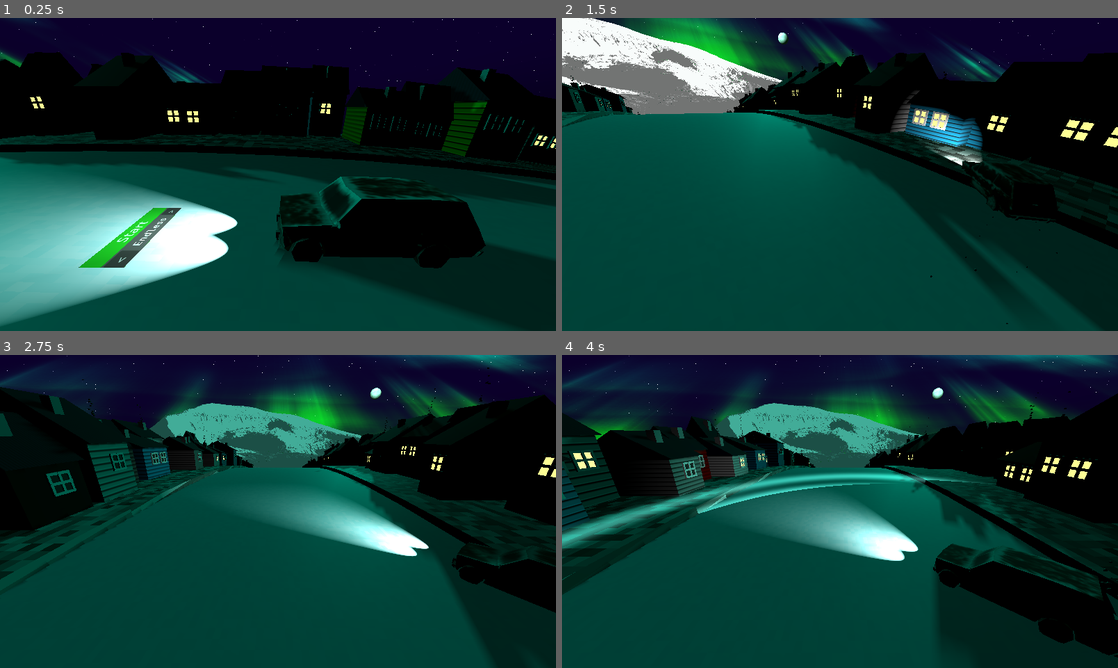
Above: before the commit, frames 1-4 (two rows, left to right).
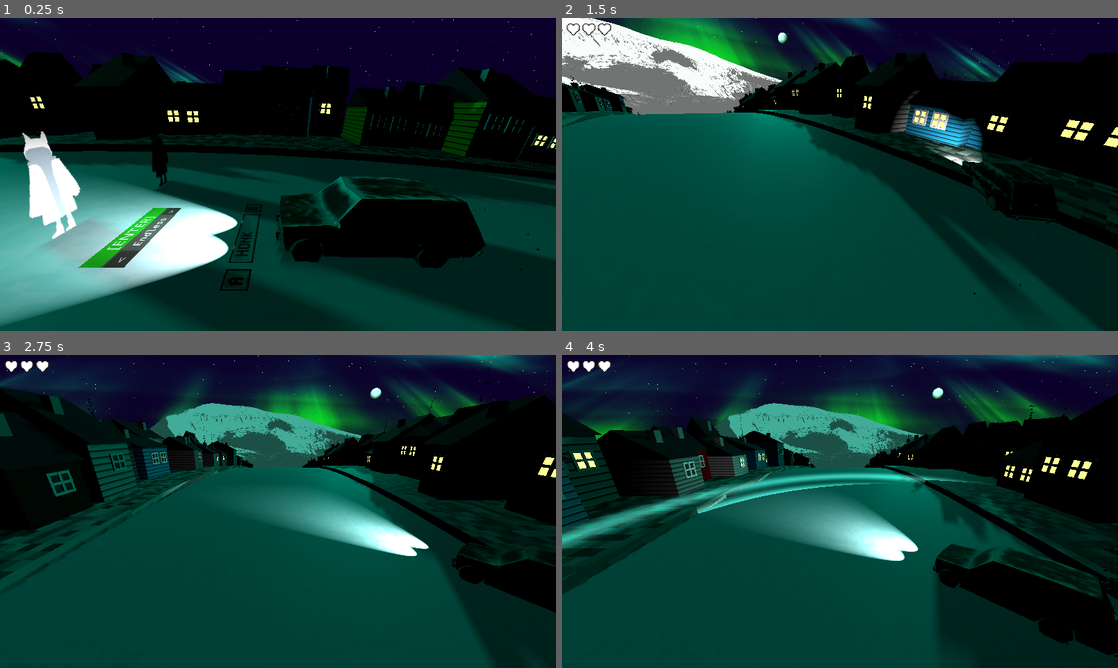
Above: after the commit, the same moments.

Repository: bjornarprytz/waves
Game: Godot game, scene res://main.tscn
The game is run twice, just before and just after one commit, with the same random seed, the same clock (stepped at 60 frames per second) and the same inputs.
Inputs (mouse positions are in pixels of both pictures, inside the frame that each line leads up to):
- Up to frame 1 (0.25 s): no input
- Up to frame 2 (1.5 s): tap Enter at 0.5 s; move the mouse to (962, 158) at 0.52 s; hold D (steer_right) 0.53-1.25 s; hold Space (honk) 0.53-1.25 s; click (962, 158) at 0.67 s; drag from (728, 190) to (812, 237) at 1.27 s
- Up to frame 3 (2.75 s): move the mouse to (333, 442) at 2.02 s; hold D (steer_right) from 2.03 s (still down); hold Space (honk) from 2.03 s (still down); tap Enter at 2.1 s
- Up to frame 4 (4 s): release D (steer_right) at 2.75 s; release Space (honk) at 2.75 s; drag from (812, 574) to (673, 464) at 2.77 s; move the mouse to (1006, 558) at 3.52 s; hold A (steer_left) from 3.53 s (still down); hold Space (honk) from 3.53 s (still down)

The runs differ from the first frame. In frame 1, 9.8% of the frame differs, in the area x 3-97%, y 36-100%; in frame 2, 0.1%; in frame 3, 0.2%; in frame 4, 0.2%.

Commit message:
tutorial, lives, final score

Diff:
--- /dev/null
+++ b/src/heart_icon.gd
@@ -0,0 +1,17 @@
+class_name HeartIcon
+extends TextureRect
+
+var is_flashing := false
+
+func blink_away():
+	if (is_flashing):
+		return
+	is_flashing = true
+	for i in range(5):
+		hide()
+		await get_tree().create_timer(.169).timeout
+		if i == 4:
+			break
+		show()
+		await get_tree().create_timer(.169).timeout
+	is_flashing = false
--- /dev/null
+++ b/src/heart_icon.tscn
@@ -0,0 +1,10 @@
+[gd_scene load_steps=3 format=3 uid="uid://l0xqdjg418d0"]
+
+[ext_resource type="Texture2D" uid="uid://f1y4r63pjnsy" path="res://assets/img/heart.png" id="1_0qe1d"]
+[ext_resource type="Script" uid="uid://cwxjexb3ntty8" path="res://heart_icon.gd" id="2_c1iva"]
+
+[node name="HeartIcon" type="TextureRect"]
+texture_filter = 3
+texture = ExtResource("1_0qe1d")
+stretch_mode = 2
+script = ExtResource("2_c1iva")
--- a/src/main.gd
+++ b/src/main.gd
@@ -1,7 +1,9 @@
 class_name Game
 extends Node3D
 
-var _judgement_is_flashing = false
+var heart_spawner = preload("res://heart_icon.tscn")
+
+var _heart_is_flashing = false
 
 @onready var debug_label: RichTextLabel = %Debug
 @onready var canvas_layer: CanvasLayer = %CanvasLayer
@@ -12,9 +14,13 @@
 
 @onready var music: AudioStreamPlayer = %Music
 
-@onready var judgement_label: RichTextLabel = %Judgement
 @onready var stats_ui: StatsUI = %Stats
 @onready var main_menu: WorldMenu = %WorldMenu
+@onready var lives_container: HBoxContainer = %Lives
+
+@onready var key_a: TutorialKey = %KeyA
+@onready var key_space: TutorialKey = %KeySPACE
+@onready var key_d: TutorialKey = %KeyD
 
 @onready var ground: Ground = %Ground
 @onready var car: Car = %Car
@@ -35,120 +41,146 @@
 var current_streak := 0
 
 var difficulty_timer := 0.0
-var difficulty_interval := 10.0
+var difficulty_interval := 5.69
 
 func restart():
-    get_tree().reload_current_scene()
+	get_tree().reload_current_scene()
 
 func _process(_delta: float) -> void:
-    debug_label.text = str(rad_to_deg(ground.current_rotation))
+	debug_label.text = str(rad_to_deg(ground.current_rotation))
 
 func _ready() -> void:
-    Events.game_over.connect(_on_game_over)
-    Events.tourist_avoided.connect(_on_tourist_avoided)
-    Events.house_startled.connect(_on_house_startled)
-    Events.honk_made.connect(_on_honk)
-    Events.tourist_hit.connect(_on_tourist_hit)
-    Events.car_movement.connect(_on_car_movement)
-    Events.distance_traveled.connect(_on_distance_traveled)
+	Events.game_over.connect(_on_game_over)
+	Events.tourist_avoided.connect(_on_tourist_avoided)
+	Events.house_startled.connect(_on_house_startled)
+	Events.honk_made.connect(_on_honk)
+	Events.tourist_hit.connect(_on_tourist_hit)
+	Events.car_movement.connect(_on_car_movement)
+	Events.distance_traveled.connect(_on_distance_traveled)
 
-    Events.start_game.connect(_on_start_game)
+	Events.start_game.connect(_on_start_game)
+
+func _input(event: InputEvent) -> void:
+	if (event is InputEventKey and event.pressed):
+		if (event.keycode == Key.KEY_A):
+			key_a.highlight()
+		elif (event.keycode == Key.KEY_SPACE):
+			key_space.highlight()
+		elif (event.keycode == Key.KEY_D):
+			key_d.highlight()
+	elif (event is InputEventKey and not event.pressed):
+		if (event.keycode == Key.KEY_A):
+			key_a.unhighlight()
+		elif (event.keycode == Key.KEY_SPACE):
+			key_space.unhighlight()
+		elif (event.keycode == Key.KEY_D):
+			key_d.unhighlight()
 
 func _physics_process(delta: float) -> void:
-    if (not game_started):
-        return
+	if (not game_started):
+		return
 
-    difficulty_timer += delta
-    if (difficulty_timer >= difficulty_interval):
-        difficulty_timer = 0.0
-        var mod = [_increase_group_size, _increase_speed, _increase_spawn_rate].pick_random()
-        mod.call()
-        print("Increased difficulty!")
+	difficulty_timer += delta
+	if (difficulty_timer >= difficulty_interval):
+		difficulty_timer = 0.0
+		var mod = [_increase_group_size, _increase_speed, _increase_spawn_rate].pick_random()
+		mod.call()
+		print("Increased difficulty!")
 
 func _increase_group_size():
-    ground.tourist_max_group_size += 1
+	ground.tourist_max_group_size += 1
 
 func _increase_speed():
-    ground.rotation_speed += 0.1
+	ground.rotation_speed += 0.1
 
 func _increase_spawn_rate():
-    ground.tourist_frequency = max(ground.tourist_frequency - 0.02, 0.1)
+	ground.tourist_frequency = max(ground.tourist_frequency - 0.02, 0.1)
 
 func _on_game_over(result: bool):
-    if (game_started == false):
-        print("Game over called when game not started")
-        return
-    print("Game Over! Result: %s" % str(result))
-    game_started = false
-    taco_acquired = result
+	if (game_started == false):
+		return
+	game_started = false
+	taco_acquired = result
 
-    stats_ui.update(self)
-    stats_ui.show()
-    #stats_ui.modulate.a = 0.0
-    var tween = create_tween()
-    # Tween alpha of stats UI or something here
-    tween.tween_property(stats_ui, "modulate:a", 1.0, 1.0)
+	stats_ui.update(self)
+	stats_ui.show()
+	#stats_ui.modulate.a = 0.0
+	var tween = create_tween()
+	# Tween alpha of stats UI or something here
+	tween.tween_property(stats_ui, "modulate:a", 1.0, 1.0)
 
-    ground.stop()
+	ground.stop()
 
 
 func _on_honk():
-    honks += 1
+	honks += 1
 
 func _on_tourist_hit(_tourist: Tourist):
-    tourists_hit += 1
-    current_streak = 0
-    if (!car.is_invincible):
-        lives -= 1
+	tourists_hit += 1
+	current_streak = 0
+	if (car.is_invincible):
+		return
 
-    if lives <= 0:
-        Events.game_over.emit(false)
-        return
+	lives -= 1
+	var life_to_remove = lives_container.get_child(lives) as HeartIcon
+	life_to_remove.blink_away()
 
-    if (_judgement_is_flashing):
-        return
-
-    _judgement_is_flashing = true
-    for i in range(3):
-        judgement_label.show()
-        await get_tree().create_timer(0.369).timeout
-        judgement_label.hide()
-        await get_tree().create_timer(0.369).timeout
-    _judgement_is_flashing = false
+	if lives <= 0:
+		Events.game_over.emit(false)
 
 func _on_house_startled(_house: Building):
-    houses_startled += 1
+	houses_startled += 1
 
 func _on_tourist_avoided(_tourist: Tourist):
-    tourists_avoided += 1
-    current_streak += 1
-    longest_streak = max(longest_streak, current_streak)
+	tourists_avoided += 1
+	current_streak += 1
+	longest_streak = max(longest_streak, current_streak)
 
 func _on_car_movement(change: float) -> void:
-    car_movement += abs(change)
+	car_movement += abs(change)
 
 func _on_distance_traveled(distance: float) -> void:
-    distance_traveled += abs(distance)
+	distance_traveled += abs(distance)
 
 func _on_start_game(settings: MainMenu.Settings) -> void:
-    if (game_started):
-        return
+	if (game_started):
+		return
 
-    game_started = true
+	game_started = true
+	_reset_stats()
 
-    main_menu.hide()
-    canvas_layer.show()
-    if (settings.game_length >= 0):
-        ground.place_taco_store(settings.game_length)
-    ground.start()
-    camera.reparent(camera_play_anchor)
+	main_menu.hide()
+	main_menu.process_mode = Node.PROCESS_MODE_DISABLED
+	canvas_layer.show()
+	if (settings.game_length >= 0):
+		ground.place_taco_store(settings.game_length)
+	ground.start()
+	camera.reparent(camera_play_anchor)
 
-    car.process_mode = Node.PROCESS_MODE_INHERIT
+	car.process_mode = Node.PROCESS_MODE_INHERIT
 
-    lives = settings.starting_lives
-    music.play()
+	lives = settings.starting_lives
+	music.play()
 
-    var move_camera_tween = create_tween()
-    move_camera_tween.set_parallel()
-    move_camera_tween.tween_property(camera, "position", Vector3.ZERO, 1.69)
-    move_camera_tween.tween_property(camera, "rotation", Vector3.ZERO, 1.69)
+	var move_camera_tween = create_tween()
+	move_camera_tween.set_parallel()
+	move_camera_tween.tween_property(camera, "position", Vector3.ZERO, 1.69)
+	move_camera_tween.tween_property(camera, "rotation", Vector3.ZERO, 1.69)
+
+func _reset_stats() -> void:
+	distance_traveled = 0.0
+	car_movement = 0.0
+	honks = 0
+	tourists_hit = 0
+	tourists_avoided = 0
+	houses_startled = 0
+	longest_streak = 0
+	current_streak = 0
+	lives = 3
+
+	for child in lives_container.get_children():
+		child.queue_free()
+
+	for i in range(lives):
+		var heart_instance = heart_spawner.instantiate()
+		lives_container.add_child(heart_instance)
--- a/src/main.tscn
+++ b/src/main.tscn
@@ -11,7 +11,12 @@
 [ext_resource type="Shader" uid="uid://b7mfuslajspmy" path="res://moon.gdshader" id="8_kek77"]
 [ext_resource type="PackedScene" uid="uid://duqsj6w7ve83k" path="res://tourist_grinder.tscn" id="9_kek77"]
 [ext_resource type="PackedScene" uid="uid://b15ev0eotrj5" path="res://tourist_activator.tscn" id="10_4c57u"]
+[ext_resource type="Texture2D" uid="uid://dhr3dkqio2smy" path="res://assets/img/key-A.png" id="13_w48qg"]
+[ext_resource type="PackedScene" uid="uid://2yxs0eqay0a2" path="res://tourist.tscn" id="13_yaehf"]
 [ext_resource type="PackedScene" uid="uid://0o6fpogrifge" path="res://world_menu.tscn" id="13_ycdy4"]
+[ext_resource type="Script" uid="uid://db20tkgjyebfu" path="res://tutorial_key.gd" id="14_2cqfq"]
+[ext_resource type="Texture2D" uid="uid://bxj4hhwt2blnj" path="res://assets/img/key-SPACE.png" id="14_vivmo"]
+[ext_resource type="Texture2D" uid="uid://bdherahvf8a4r" path="res://assets/img/key-D.png" id="14_w48qg"]
 
 [sub_resource type="ShaderMaterial" id="ShaderMaterial_sky"]
 shader = ExtResource("4_sky")
@@ -44,6 +49,24 @@
 [sub_resource type="SphereMesh" id="SphereMesh_kek77"]
 material = SubResource("ShaderMaterial_4c57u")
 
+[sub_resource type="QuadMesh" id="QuadMesh_vivmo"]
+size = Vector2(0.2, 0.2)
+
+[sub_resource type="StandardMaterial3D" id="StandardMaterial3D_2cqfq"]
+albedo_texture = ExtResource("13_w48qg")
+emission = Color(2.8397144e-06, 0.521054, 0.4086646, 1)
+
+[sub_resource type="QuadMesh" id="QuadMesh_2cqfq"]
+size = Vector2(0.8, 0.2)
+
+[sub_resource type="StandardMaterial3D" id="StandardMaterial3D_yaehf"]
+albedo_texture = ExtResource("14_vivmo")
+emission = Color(0, 0.52156866, 0.40784314, 1)
+
+[sub_resource type="StandardMaterial3D" id="StandardMaterial3D_vivmo"]
+albedo_texture = ExtResource("14_w48qg")
+emission = Color(0, 0.52156866, 0.40784314, 1)
+
 [node name="Main" type="Node3D"]
 script = ExtResource("1_h2yge")
 
@@ -70,7 +93,6 @@
 
 [node name="Car" parent="." instance=ExtResource("3_h2yge")]
 unique_name_in_owner = true
-process_mode = 4
 transform = Transform3D(1, 0, 0, 0, 0.998898, -0.046932105, 0, 0.046932105, 0.998898, 0, -1.1227423, -2.2088487)
 
 [node name="Aurora" parent="." instance=ExtResource("5_aurora")]
@@ -131,6 +153,12 @@
 fit_content = true
 autowrap_mode = 0
 
+[node name="Lives" type="HBoxContainer" parent="CanvasLayer/MarginContainer/Control"]
+unique_name_in_owner = true
+layout_mode = 0
+offset_right = 40.0
+offset_bottom = 40.0
+
 [node name="Mountain" parent="." instance=ExtResource("7_272bh")]
 transform = Transform3D(1, 0, 0, 0, 1, 0, 0, 0, 1, -13.761629, 1.5240517, -78.004196)
 
@@ -158,3 +186,30 @@
 [node name="WorldMenu" parent="." instance=ExtResource("13_ycdy4")]
 unique_name_in_owner = true
 transform = Transform3D(-4.3662297e-08, 0.006998718, 0.9999755, -2.0712818e-09, 0.9999757, -0.006998714, -1.0000001, -6.0965903e-09, -4.3444153e-08, -0.005360365, -0.9745831, -4.482312)
+
+[node name="Tourist" parent="WorldMenu" instance=ExtResource("13_yaehf")]
+transform = Transform3D(-4.3711687e-08, 0.0069987127, 0.99997556, -0.006998716, 0.9999513, -0.006998542, -0.99997556, -0.0069985464, 4.8938295e-05, 0.7426729, 0, 3.236346e-08)
+
+[node name="Tourist2" parent="WorldMenu" instance=ExtResource("13_yaehf")]
+transform = Transform3D(1.3112336e-07, 0.0069987117, 0.99997556, -0.0069987173, 0.9999514, -0.0069985427, -0.99997556, -0.0069985464, 4.9113147e-05, 0.47785807, 0.009361565, 1.3375821)
+
+[node name="KeyA" type="MeshInstance3D" parent="WorldMenu"]
+unique_name_in_owner = true
+transform = Transform3D(-9.298954e-08, 0.99997556, -0.006998672, 0.006998673, 0.0069985148, 0.99995196, 0.99997556, -4.888855e-05, -0.006998509, -1.0732713, -0.02649194, -0.59003127)
+mesh = SubResource("QuadMesh_vivmo")
+surface_material_override/0 = SubResource("StandardMaterial3D_2cqfq")
+script = ExtResource("14_2cqfq")
+
+[node name="KeySPACE" type="MeshInstance3D" parent="WorldMenu"]
+unique_name_in_owner = true
+transform = Transform3D(-9.298954e-08, 0.99997556, -0.006998672, 0.006998673, 0.0069985166, 0.9999521, 0.99997556, -4.8888563e-05, -0.00699851, -1.0732713, -0.02251321, -0.02145244)
+mesh = SubResource("QuadMesh_2cqfq")
+surface_material_override/0 = SubResource("StandardMaterial3D_yaehf")
+script = ExtResource("14_2cqfq")
+
+[node name="KeyD" type="MeshInstance3D" parent="WorldMenu"]
+unique_name_in_owner = true
+transform = Transform3D(-9.298954e-08, 0.99997556, -0.006998672, 0.006998673, 0.0069985166, 0.9999521, 0.99997556, -4.8888563e-05, -0.00699851, -1.0732713, -0.01855582, 0.5439704)
+mesh = SubResource("QuadMesh_vivmo")
+surface_material_override/0 = SubResource("StandardMaterial3D_vivmo")
+script = ExtResource("14_2cqfq")
--- a/src/main_menu.tscn
+++ b/src/main_menu.tscn
@@ -18,7 +18,7 @@
 layout_mode = 2
 theme_type_variation = &"ActionButton"
 theme_override_font_sizes/font_size = 32
-text = "Start"
+text = "[ENTER]"
 
 [node name="Header" type="RichTextLabel" parent="VBoxContainer"]
 visible = false
--- a/src/project.godot
+++ b/src/project.godot
@@ -47,7 +47,6 @@
 steer_left={
 "deadzone": 0.2,
 "events": [Object(InputEventKey,"resource_local_to_scene":false,"resource_name":"","device":-1,"window_id":0,"alt_press …(191 unchanged characters)…
-, Object(InputEventKey,"resource_local_to_scene":false,"resource_name":"","device":-1,"window_id":0,"alt_pressed":false,"shift_pressed":false,"ctrl_pressed":false,"meta_pressed":false,"pressed":false,"keycode":0,"physical_keycode":4194319,"key_label":0,"unicode":0,"location":0,"echo":false,"script":null)
 , Object(InputEventJoypadButton,"resource_local_to_scene":false,"resource_name":"","device":-1,"button_index":13,"pressure":0.0,"pressed":true,"script":null)
 , Object(InputEventJoypadMotion,"resource_local_to_scene":false,"resource_name":"","device":-1,"axis":0,"axis_value":-1.0,"script":null)
 , Object(InputEventJoypadMotion,"resource_local_to_scene":false,"resource_name":"","device":-1,"axis":4,"axis_value":1.0,"script":null)
@@ -58,7 +57,6 @@
 "deadzone": 0.2,
 "events": [Object(InputEventJoypadMotion,"resource_local_to_scene":false,"resource_name":"","device":-1,"axis":0,"axis_value":1.0,"script":null)
 , Object(InputEventJoypadButton,"resource_local_to_scene":false,"resource_name":"","device":-1,"button_index":14,"pressure":0.0,"pressed":true,"script":null)
-, Object(InputEventKey,"resource_local_to_scene":false,"resource_name":"","device":-1,"window_id":0,"alt_pressed":false,"shift_pressed":false,"ctrl_pressed":false,"meta_pressed":false,"pressed":false,"keycode":0,"physical_keycode":4194321,"key_label":0,"unicode":0,"location":0,"echo":false,"script":null)
 , Object(InputEventKey,"resource_local_to_scene":false,"resource_name":"","device":-1,"window_id":0,"alt_pressed":false …(183 unchanged characters)…
 , Object(InputEventJoypadMotion,"resource_local_to_scene":false,"resource_name":"","device":-1,"axis":5,"axis_value":1.0,"script":null)
 , Object(InputEventJoypadButton,"resource_local_to_scene":false,"resource_name":"","device":-1,"button_index":10,"pressure":0.0,"pressed":true,"script":null)
--- a/src/stats_ui.gd
+++ b/src/stats_ui.gd
@@ -15,21 +15,36 @@
 	if (game.taco_acquired):
 		result_label.clear()
 		result_label.append_text("[rainbow]TACOS acquired!!")
-	await create("Tourists Avoided", str(game.tourists_avoided), true)
-	await create("Houses Startled", str(game.houses_startled), false)
-	await create("Honks Made", str(game.honks), true)
-	await create("Tourists Hit", str(game.tourists_hit), false)
-	await create("Longest Streak", str(game.longest_streak), true)
-	await create("Manouver (lateral)", str(int(game.car_movement)), false)
-	await create("Distance Traveled", "%sm" % str(int(game.distance_traveled)), true)
-	await create("Lives Left", str(game.lives), false)
+	await create("Tourists Avoided", str(game.tourists_avoided), true, true)
+	await create("Longest Streak", str(game.longest_streak), false, true)
+	await create("Manouver (lateral)", str(int(game.car_movement)), true, true)
+	await create("Distance Traveled", "%sm" % str(int(game.distance_traveled)), false, true)
+	await create("Honks Made", str(game.honks), true, false)
+	await create("Houses Startled", str(game.houses_startled), false, false)
+	await create("Tourists Hit", str(game.tourists_hit), true, false)
+	var final_score = calc_score(game)
+	await create("Final Score", str(final_score), false, true)
 
 
-func create(header: String, value: String, odd: bool) -> void:
+func calc_score(game: Game) -> int:
+	var score := 0
+	score += game.tourists_avoided * int(game.car_movement)
+	score += game.longest_streak * int(game.distance_traveled)
+	score -= game.houses_startled * 10
+	score -= game.honks * 25
+	score -= game.tourists_hit * 200
+	if (game.taco_acquired):
+		score += 1000
+	return max(score, 0)
+
+func create(header: String, value: String, odd: bool, positive: bool) -> void:
 	var stats_entry_instance = stats_entry_spawner.instantiate() as StatsEntry
 
 	entry_container.add_child(stats_entry_instance)
-	var color = Color(0.1, 0.1, 0.1) if odd else Color(0.2, 0.2, 0.2)
+	var color_modifier = 0.1 if odd else 0.2
+	var base_color = Color("00b100") if positive else Color("8021ff")
+	var color = base_color * (1.0 - color_modifier)
+
 	stats_entry_instance.set_it(header, value, color)
 	stats_entry_instance.modulate.a = 0.0
 	var tween = create_tween()
--- /dev/null
+++ b/src/tutorial_key.gd
@@ -0,0 +1,14 @@
+class_name TutorialKey
+extends MeshInstance3D
+
+
+
+func highlight() -> void:
+	var mat := get_surface_override_material(0).duplicate() as StandardMaterial3D
+	mat.emission_enabled = true
+	set_surface_override_material(0, mat)
+
+func unhighlight() -> void:
+	var mat := get_surface_override_material(0).duplicate() as StandardMaterial3D
+	mat.emission_enabled = false
+	set_surface_override_material(0, mat)
Binary file added: src/assets/img/heart.png
Not shown, added: src/assets/img/heart.png.import
Binary file added: src/assets/img/key-A.aseprite
Binary file added: src/assets/img/key-A.png
Not shown, added: src/assets/img/key-A.png.import
Binary file added: src/assets/img/key-D.aseprite
Binary file added: src/assets/img/key-D.png
Not shown, added: src/assets/img/key-D.png.import
Binary file added: src/assets/img/key-SPACE.aseprite
Binary file added: src/assets/img/key-SPACE.png
Not shown, added: src/assets/img/key-SPACE.png.import
Not shown, added: src/heart_icon.gd.uid
(and 3 more such lines)
